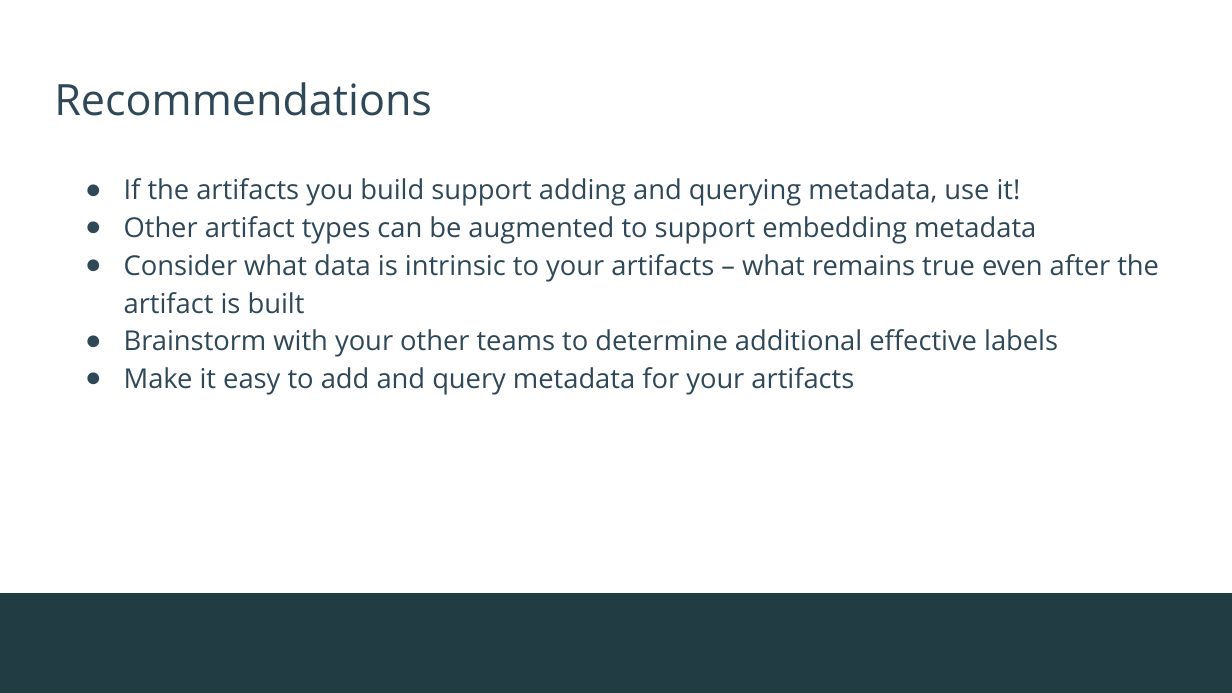
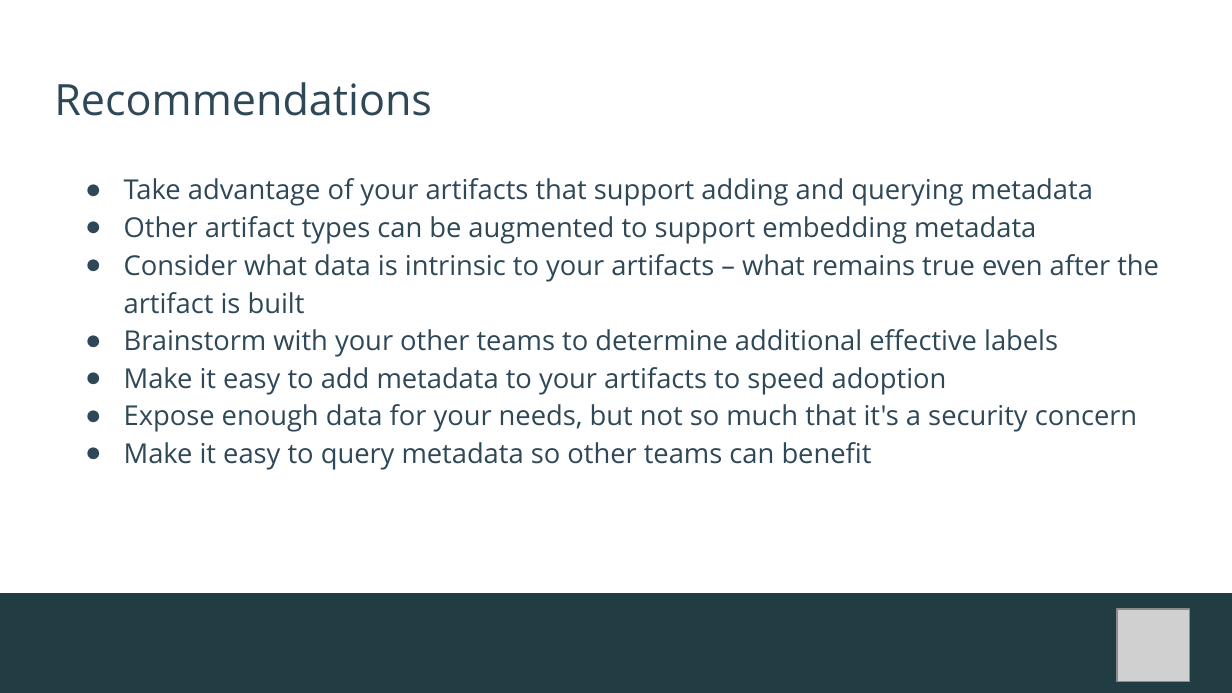
Before and after one commit to socheatsou/presentations, a slide deck: slide 7 of open-source-summit-na-2026/Artifacts-Metadata-OSS-NA26.pptx (slide 6 before the commit). Drawn at 1232x693 pixels with LibreOffice and Linux fonts; fonts in the diff are those of the drawing; grey boxes stand for pictures; background and template pictures are left out. Boxes give left, top, right and bottom in pixels: in the first picture for what was removed or moved away, otherwise in the second. Text is boxed around its words. In the diff, an @@ line names an element or a change of style, - is before the commit and + after.

```diff
--- a/open-source-summit-na-2026/Artifacts-Metadata-OSS-NA26.pptx
+++ b/open-source-summit-na-2026/Artifacts-Metadata-OSS-NA26.pptx
@@ text at [124, 178, 1093, 206]: text changed @@
-● If the artifacts you build support adding and querying metadata, use it!
+● Take advantage of your artifacts that support adding and querying metadata
@@ text at [124, 367, 1137, 470]: text changed @@
-● Make it easy to add and query metadata for your artifacts
+● Make it easy to add metadata to your artifacts to speed adoption
+● Expose enough data for your needs, but not so much that it's a security concern
+● Make it easy to query metadata so other teams can benefit
@@ picture added at [1117, 609, 1190, 681] @@
```
Also in this commit, not shown: 5 other slides changed, 2 slides added, 1 slide removed.
